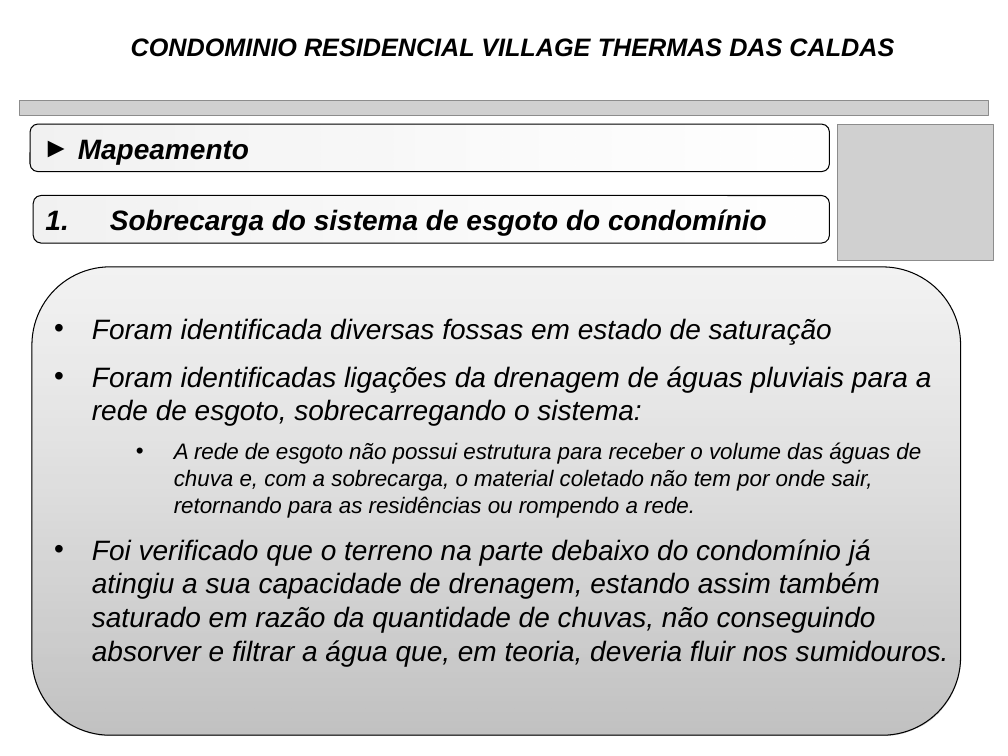
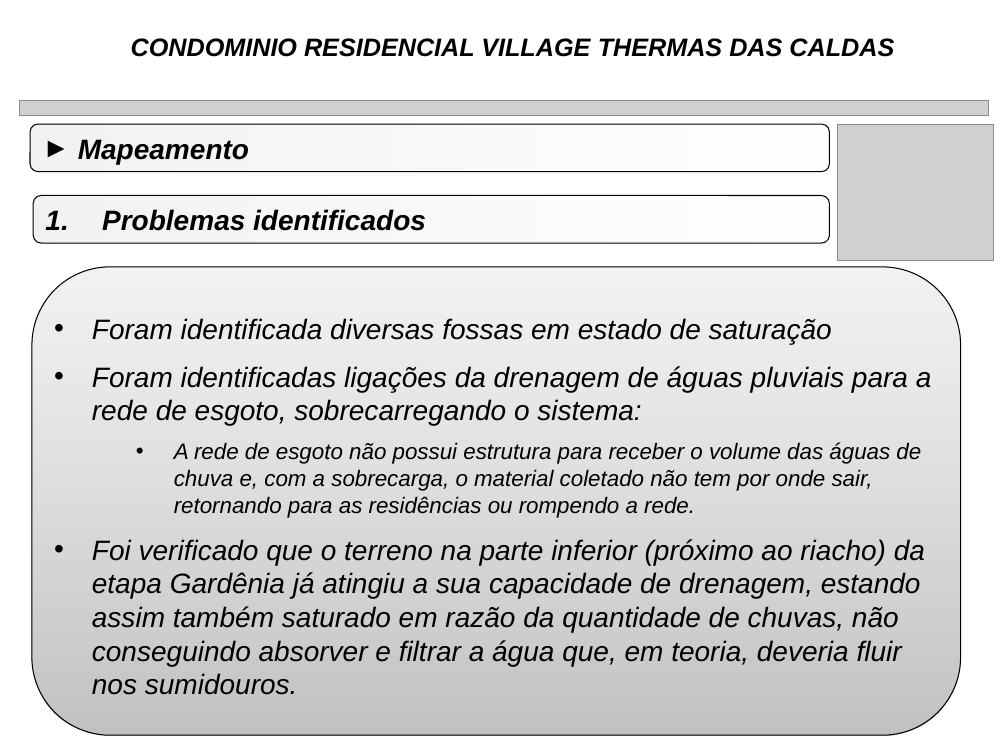
Before and after one commit to rwlc71/Village, a slide deck: slide 8 of Manutenção Village/FossaSepticas.pptx (slide 4 before the commit). Drawn at 1008x756 pixels with LibreOffice and Linux fonts; fonts in the diff are those of the drawing; grey boxes stand for pictures. Boxes give left, top, right and bottom in pixels: in the first picture for what was removed or moved away, otherwise in the second. Text is boxed around its words. In the diff, an @@ line names an element or a change of style, - is before the commit and + after.

```diff
--- a/Manutenção Village/FossaSepticas.pptx
+++ b/Manutenção Village/FossaSepticas.pptx
@@ text in rounded rectangle at (x1=102, y1=209, x2=426, y2=231): text changed @@
-1. Sobrecarga do sistema de esgoto do condomínio
+1. Problemas identificados
@@ text at (x1=92, y1=539, x2=925, y2=695): text changed @@
-• Foi verificado que o terreno na parte debaixo do condomínio já atingiu a sua capacidade de drenagem, estando assim também saturado em razão da quantidade de chuvas, não conseguindo absorver e filtrar a água que, em teoria, deveria fluir nos sumidouros.
+• Foi verificado que o terreno na parte inferior (próximo ao riacho) da etapa Gardênia já atingiu a sua capacidade de drenagem, estando assim também saturado em razão da quantidade de chuvas, não conseguindo absorver e filtrar a água que, em teoria, deveria fluir nos sumidouros.
```
Also in this commit, not shown: 11 other slides changed, 8 slides added, 2 other files.
